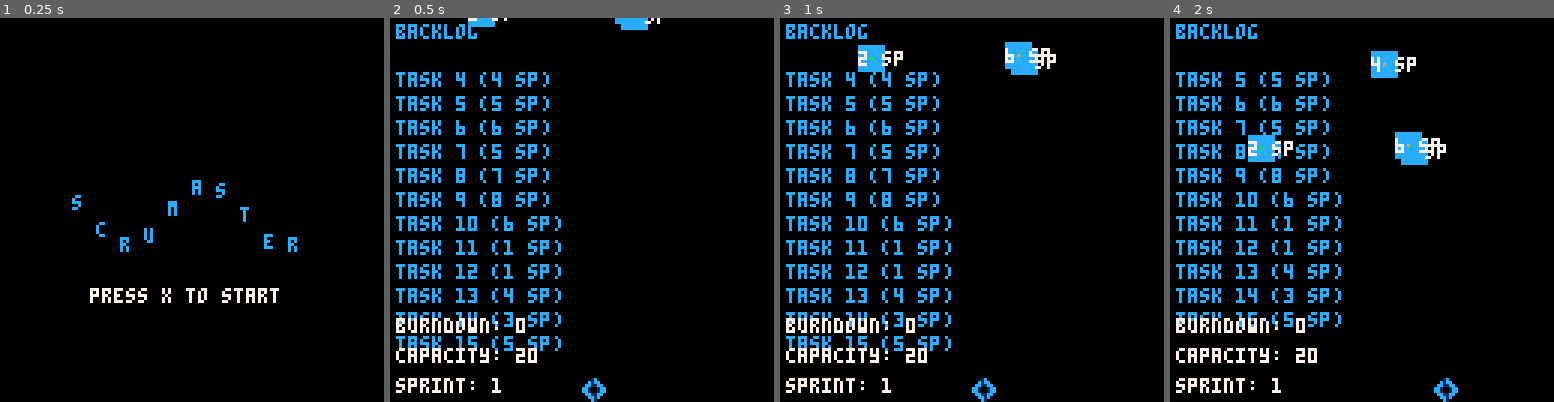
Above: before the commit, frames 1-4 (left to right).
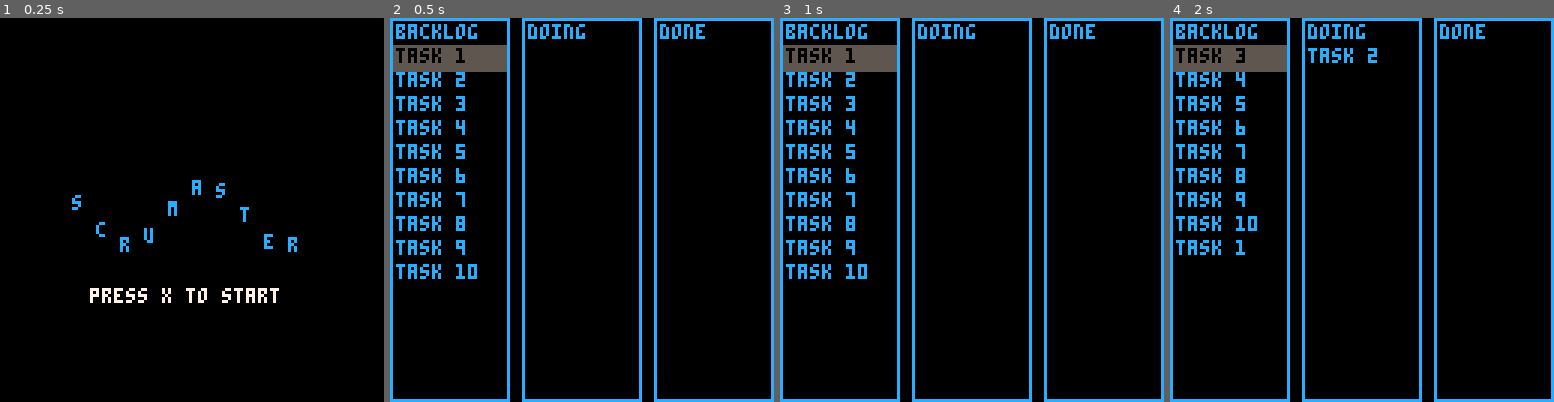
Above: after the commit, the same moments.

Repository: wjkennedy/SCRUMASTER
Game: PICO-8 cartridge scrumaster.p8
Same seed, same stepped clock (60 frames per second), same inputs: the game is played once before the commit and once after it.
Inputs:
- Up to frame 1 (0.25 s): no input
- Up to frame 2 (0.5 s): tap X (X key) at 0.33 s
- Up to frame 3 (1 s): tap O (Z key) at 0.7 s
- Up to frame 4 (2 s): tap X (X key) at 1.07, 1.85 s; hold Right from 1.6 s (still down); tap O (Z key) at 1.7 s

Frame 1 is identical in both runs. In frame 2, 14% of the frame differs, in the area x 0-100%, y 0-100%; in frame 3, 14%; in frame 4, 16%.

Commit message:
feat: replace falling tasks with kanban board

Diff:
--- a/scrumaster.p8
+++ b/scrumaster.p8
@@ -3,340 +3,145 @@
 __lua__
 -- pico-8 game: scrumaster!
 
--- constants
-local sprint_capacity = 20
-local max_tasks = 15
-local bucket_speed = 2
-local fall_speed = 1
-local bug_pause_time = 60 -- time to pause when a bug is found
-local game_over_time = 120 -- time to show "game over" screen (2 seconds at 30 fps)
-local drop_interval = 30 -- frames between drops
-local capacity_increase_probability = 0.5 -- 50% chance
-local high_sp_threshold = 6 -- consider high sp as 6 or more
-local min_unplanned_work = 2
-local max_unplanned_work = 10
-local unplanned_work_sprite_index = 1 -- set the sprite index for unplanned work
-
 -- colors
-local jira_blue = 12
-local white = 7
-local red = 8
-local high_priority = 9 -- yellow
-local medium_priority = 10 -- orange
-local low_priority = 11 -- green
-local green = 11
+local jira_blue=12
+local white=7
+local highlight=5
 
 -- game state
-backlog = {}
-falling_tasks = {}
-unplanned_tasks = {}
-bucket = {x = 64, y = 120, width = 16, height = 8, sprite_index = 0}
-burndown = 0
-capacity = sprint_capacity
-game_over = false
-sprint_number = 1
-bug_found = false
-bug_timer = 0
-game_over_timer = 0
-drop_timer = 0
-wip_admonished = false
-capacity_increase_message = false
-capacity_increase_timer = 0
-
--- splash screen state
-show_splash = true
-splash_timer = 0
+backlog={}
+in_progress={}
+complete={}
+selected_column=1
+selected_task=1
+show_splash=true
+splash_timer=0
 
 -- task generation
 function generate_task()
-    local priority = flr(rnd(3)) + 1 -- random priority between 1 and 3
-    local priority_color
-    if priority == 1 then
-        priority_color = low_priority
-    elseif priority == 2 then
-        priority_color = medium_priority
-    else
-        priority_color = high_priority
-    end
-    local task = {
-        title = "task "..tostr(#backlog + 1),
-        story_points = flr(rnd(8)) + 1, -- random story points between 1 and 8
-        bug_probability = 0.5, -- 50% bug probability
-        x = rnd(120), -- random x position
-        y = -8, -- start above the screen
-        priority = priority,
-        priority_color = priority_color,
-        unplanned = false
+    local task={
+        title="task "..tostr(#backlog+#in_progress+#complete+1),
+        story_points=flr(rnd(8))+1
     }
     return task
 end
 
-function generate_unplanned_task()
-    local task = {
-        title = "unplanned "..tostr(#unplanned_tasks + 1),
-        story_points = flr(rnd(2)) + 1, -- low story points (1-2 sp)
-        actual_multiplier = flr(rnd(4)) + 2, -- actual points between 2x and 5x
-        x = rnd(120), -- random x position
-        y = -8, -- start above the screen
-        priority = 1, -- low priority
-        priority_color = low_priority,
-        unplanned = true,
-        sprite_index = unplanned_work_sprite_index -- set the sprite index for unplanned work
-    }
-    return task
-end
-
--- initialize backlog
 function init_backlog()
-    backlog = {}
-    for i = 1, max_tasks do
-        add(backlog, generate_task())
-    end
-    init_unplanned_work()
-end
-
--- initialize unplanned work
-function init_unplanned_work()
-    unplanned_tasks = {}
-    local num_unplanned = flr(rnd(max_unplanned_work - min_unplanned_work + 1)) + min_unplanned_work
-    for i = 1, num_unplanned do
-        add(unplanned_tasks, generate_unplanned_task())
-    end
-end
-
--- add falling task
-function add_falling_task()
-    if #unplanned_tasks > 0 and rnd(1) < 0.3 then -- 30% chance to drop unplanned work
-        local task = deli(unplanned_tasks, 1)
-        add(falling_tasks, task)
-    elseif #backlog > 0 then
-        local task = deli(backlog, 1)
-        add(falling_tasks, task)
-    end
-end
-
--- move bucket
-function move_bucket()
-    if btn(0) then
-        bucket.x -= bucket_speed
-    end
-    if btn(1) then
-        bucket.x += bucket_speed
-    end
-    -- keep bucket within screen bounds
-    bucket.x = mid(0, bucket.x, 128 - bucket.width)
-end
-
--- find index of a task in a list
-function indexof(list, item)
-    for i = 1, #list do
-        if list[i] == item then
-            return i
+    backlog={}
+    in_progress={}
+    complete={}
+    for i=1,10 do
+        add(backlog,generate_task())
+    end
+end
+
+-- draw a single column
+function draw_column(name,tasks,x)
+    rect(x,0,x+39,127,jira_blue)
+    print(name,x+2,2,jira_blue)
+    for i=1,#tasks do
+        local y=10+(i-1)*8
+        local selected=(current_column==selected_column and selected_task==i)
+        if selected then
+            rectfill(x+1,y-1,x+38,y+7,highlight)
+            print(tasks[i].title,x+2,y,0)
+        else
+            print(tasks[i].title,x+2,y,jira_blue)
         end
     end
-    return nil
-end
-
--- update falling tasks
-function update_falling_tasks()
-    drop_timer += 1
-    if drop_timer > drop_interval then
-        add_falling_task()
-        drop_timer = 0
-    end
-
-    for task in all(falling_tasks) do
-        task.y += fall_speed
-        -- check if task is caught by the bucket
-        if task.y >= bucket.y and task.y <= bucket.y + bucket.height and task.x >= bucket.x and task.x <= bucket.x + bucket.width then
-            -- calculate actual story points (considering bugs)
-            local actual_points = task.story_points
-            if task.unplanned then
-                actual_points *= task.actual_multiplier -- multiply for unplanned work
-            elseif rnd(1) < task.bug_probability then
-                actual_points *= 2 -- double points if it has bugs
-                bug_found = true
-                bug_timer = bug_pause_time
-                sfx(2) -- buzzer sound
-                -- check for capacity increase
-                if (task.priority == 3 or task.story_points >= high_sp_threshold) and rnd(1) < capacity_increase_probability then
-                    capacity += 2
-                    capacity_increase_message = true
-                    capacity_increase_timer = 60 -- show message for 1 second
-                    sfx(3) -- capacity increase sound
-                end
-            else
-                sfx(0) -- happy fanfare for catching a card
-            end
-            burndown += actual_points
-            capacity -= task.story_points
-            deli(falling_tasks, indexof(falling_tasks, task))
-        elseif task.y > 128 then
-            -- remove task if it falls off the screen
-            deli(falling_tasks, indexof(falling_tasks, task))
+end
+
+-- draw the ui with three columns
+function draw_ui()
+    cls()
+    current_column=1
+    draw_column("backlog",backlog,0)
+    current_column=2
+    draw_column("doing",in_progress,44)
+    current_column=3
+    draw_column("done",complete,88)
+end
+
+-- handle board interactions
+function update_board()
+    local columns={backlog,in_progress,complete}
+    local cur=columns[selected_column]
+    if btnp(0) then
+        selected_column=max(1,selected_column-1)
+        cur=columns[selected_column]
+        selected_task=min(selected_task,#cur)
+        if selected_task<1 then selected_task=1 end
+    elseif btnp(1) then
+        selected_column=min(3,selected_column+1)
+        cur=columns[selected_column]
+        selected_task=min(selected_task,#cur)
+        if selected_task<1 then selected_task=1 end
+    end
+    if btnp(2) then
+        selected_task=max(1,selected_task-1)
+    elseif btnp(3) then
+        selected_task=min(#cur,selected_task+1)
+    end
+    if btnp(5) then -- move forward
+        if selected_column<3 and #cur>0 then
+            local task=deli(cur,selected_task)
+            add(columns[selected_column+1],task)
+            cur=columns[selected_column]
+            if selected_task>#cur then selected_task=#cur end
+            if selected_task<1 then selected_task=1 end
         end
-    end
-end
-
--- draw splash screen
+    elseif btnp(4) then -- move back
+        if selected_column>1 and #cur>0 then
+            local task=deli(cur,selected_task)
+            add(columns[selected_column-1],task)
+            selected_column-=1
+            cur=columns[selected_column]
+            if selected_task>#cur then selected_task=#cur end
+            if selected_task<1 then selected_task=1 end
+        end
+    end
+end
+
+-- splash screen
 function draw_splash()
     cls()
-    local base_y = 64
-    local t = splash_timer / 30
-    local text = "scrumaster"
-    local text_length = #text * 8
-    local start_x = (128 - text_length) / 2
-    for i = 1, #text do
-        local char = sub(text, i, i)
-        local y = base_y + 10 * sin(t + i / 6.5)
-        print(char, start_x + (i - 1) * 8, y, jira_blue)
-    end
-    print("press x to start", 30, 90, white)
-end
-
--- draw ui
-function draw_ui()
-    cls()
-    -- draw backlog
-    print("backlog", 2, 2, jira_blue)
-    for i = 1, #backlog do
-        local task = backlog[i]
-        print(task.title .. " (" .. task.story_points .. " sp)", 2, 10 + i * 8, jira_blue)
-    end
-
-    -- draw burndown and capacity
-    print("burndown: " .. burndown, 2, 100, white)
-    print("capacity: " .. capacity, 2, 110, white)
-    print("sprint: " .. sprint_number, 2, 120, white)
-
-    -- draw bucket
-    spr(bucket.sprite_index, bucket.x, bucket.y)
-
-    -- draw falling tasks
-    for task in all(falling_tasks) do
-        if task.unplanned then
-            spr(task.sprite_index, task.x, task.y) -- use the specified sprite index for unplanned work
-        else
-            rectfill(task.x, task.y, task.x + 8, task.y + 8, jira_blue)
-        end
-        print(task.story_points .. " sp", task.x, task.y + 2, white)
-        pset(task.x + 4, task.y + 4, task.priority_color) -- draw priority indicator
-    end
-
-    -- draw bug message if a bug is found
-    if bug_found then
-        print("bug found!", 50, 30, red)
-    end
-
-    -- draw capacity increase message
-    if capacity_increase_message then
-        print("+2 capacity", 50, 50, green)
-    end
-end
-
--- draw game over message
-function draw_game_over()
-    print("game over!", 50, 64, white)
-    if wip_admonished then
-        print("limit your wip!", 40, 80, red)
-    end
-end
-
--- main update loop
+    local text="scrumaster"
+    local text_length=#text*8
+    local start_x=(128-text_length)/2
+    local base_y=64
+    local t=splash_timer/30
+    for i=1,#text do
+        local char=sub(text,i,i)
+        local y=base_y+10*sin(t+i/6.5)
+        print(char,start_x+(i-1)*8,y,jira_blue)
+    end
+    print("press x to start",30,90,white)
+end
+
+-- update
 function _update()
     if show_splash then
-        splash_timer += 1
-        if splash_timer == 1 then
-            music(0) -- start the intro music
-        end
-        if btnp(5) then -- 'x' to start the game
-            music(-1) -- stop the intro music
-            show_splash = false
+        splash_timer+=1
+        if btnp(5) then
+            show_splash=false
             init_backlog()
         end
     else
-        if game_over then
-            game_over_timer += 1
-            if game_over_timer > game_over_time then
-                show_splash = true
-                game_over = false
-                game_over_timer = 0
-                wip_admonished = false
-                sprint_number = 1
-                burndown = 0
-                capacity = sprint_capacity
-                backlog = {}
-                falling_tasks = {}
-                unplanned_tasks = {}
-            end
-        else
-            if bug_found then
-                bug_timer -= 1
-                if bug_timer <= 0 then
-                    bug_found = false
-                end
-            else
-                move_bucket()
-                update_falling_tasks()
-                if #falling_tasks < 3 and (#backlog > 0 or #unplanned_tasks > 0) then
-                    add_falling_task()
-                end
-                if capacity <= 0 then
-                    game_over = true
-                elseif #backlog == 0 and #falling_tasks == 0 and #unplanned_tasks == 0 then
-                    if sprint_number == 1 and burndown < sprint_capacity then
-                        wip_admonished = true
-                    end
-                    sprint_number += 1
-                    capacity = sprint_capacity
-                    -- carry over remaining tasks
-                    for task in all(falling_tasks) do
-                        add(backlog, task)
-                    end
-                    falling_tasks = {}
-                    unplanned_tasks = {}
-                    -- initialize new tasks for the new sprint
-                    init_backlog()
-                    burndown = 0
-                    sfx(1) -- happy fanfare for completing a sprint
-                end
-            end
-        end
-    end
-
-    -- update capacity increase message timer
-    if capacity_increase_message then
-        capacity_increase_timer -= 1
-        if capacity_increase_timer <= 0 then
-            capacity_increase_message = false
-        end
-    end
-end
-
--- main draw loop
+        update_board()
+    end
+end
+
+-- draw
 function _draw()
     if show_splash then
         draw_splash()
     else
         draw_ui()
-        if game_over then
-            draw_game_over()
-        end
-    end
-end
-
--- sound effects
--- sfx 0: happy fanfare for catching a card
--- sfx 1: happy fanfare for completing a sprint
--- sfx 2: buzzer sound for finding a bug
--- sfx 3: capacity increase sound
-
--- music
--- music 0: intro music
+    end
+end
 
 -- initialize game
 init_backlog()
-
 __gfx__
 0001c000000000000000000000000000000000000000000000000000000000000000000000000000000000000000000000000000000000000000000000000000
 00c1cc00007777000000000000000000000000000000000000000000000000000000000000000000000000000000000000000000000000000000000000000000
